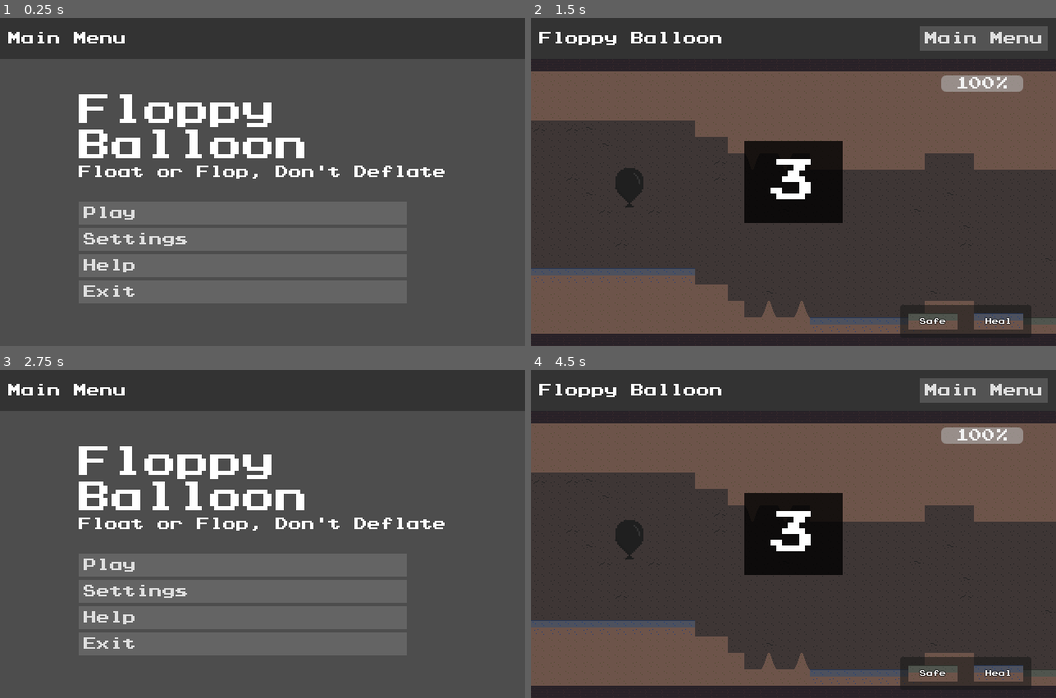
Above: before the commit, frames 1-4 (two rows, left to right).
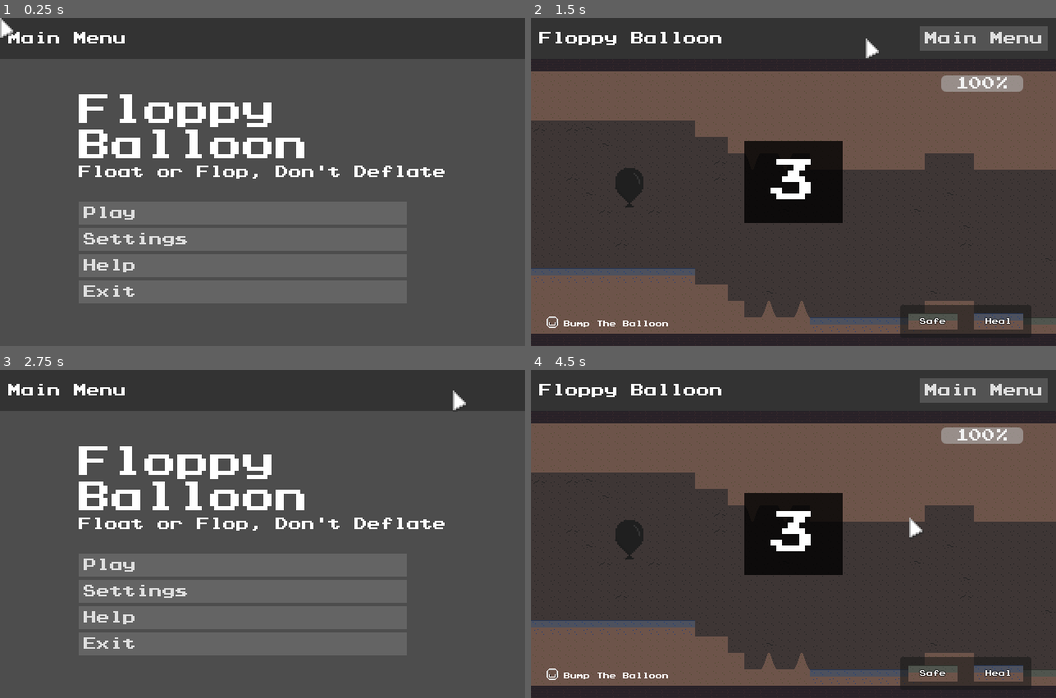
Above: after the commit, the same moments.

Repository: omniuni/Godot_Scroller_Floppy_Balloon
Game: Godot game, scene res://Scenes/screen_menu.tscn
Two runs of this game, one before a commit and one after it. Both use one fixed random seed, a clock stepped at 60 frames per second and the inputs below. Sound files missing from this copy of the repository are replaced by a short silence.
Inputs (mouse positions are in pixels of both pictures, inside the frame that each line leads up to):
- Up to frame 1 (0.25 s): no input
- Up to frame 2 (1.5 s): click "Play" at 0.5 s; click "Start" at 1.25 s
- Up to frame 3 (2.75 s): click "Main Menu" at 2 s
- Up to frame 4 (4.5 s): click "Play" at 2.75 s; click "Start" at 3.5 s; tap Enter at 4.25 s; move the mouse to (909, 517) at 4.27 s; tap Space (Bump) at 4.35 s; click (909, 517) at 4.42 s

The runs differ from the first frame. In frame 1, less than 0.1% of the frame differs, in the area x 0-3%, y 0-6%; in frame 2, 0.3%, in the area x 2-67%, y 6-95%; in frame 3, less than 0.1%; in frame 4, 0.3%.

Commit message:
custom cursor and key bindings display

Diff:
--- a/Scenes/screen_bindings.tscn
+++ b/Scenes/screen_bindings.tscn
@@ -78,4 +78,9 @@
 Action_to_Rebind = "Bop"
 Action_Name = "Bop"
 
+[node name="UiRebinderStart" parent="CenterContainer/VBoxContainer" instance=ExtResource("4_joiu2")]
+layout_mode = 2
+Action_to_Rebind = "Start"
+Action_Name = "Start"
+
 [connection signal="On_Secondary_Action" from="BarTop" to="." method="_on_bar_top_on_secondary_action"]
--- a/Scenes/screen_main.tscn
+++ b/Scenes/screen_main.tscn
@@ -6,6 +6,7 @@
 [ext_resource type="PackedScene" uid="uid://cemvtl3so226j" path="res://Scenes/ui_pause.tscn" id="5_i8enm"]
 [ext_resource type="PackedScene" uid="uid://cq1o5hcqif62l" path="res://Scenes/sub_game.tscn" id="6_rhby6"]
 [ext_resource type="TileSet" uid="uid://d27pfgtp83uo" path="res://sub_game.tres" id="6_rnon7"]
+[ext_resource type="PackedScene" uid="uid://du62dxybkt4vg" path="res://Scenes/ui_keycap.tscn" id="7_rnon7"]
 
 [sub_resource type="RectangleShape2D" id="RectangleShape2D_yd3c8"]
 size = Vector2(660, 60)
@@ -52,7 +53,7 @@
 [node name="BarTop" parent="." instance=ExtResource("1_56hru")]
 layout_mode = 1
 Title = "Floppy Balloon"
-Action_Two = "Start"
+Action_Two = "  Start"
 
 [node name="RigidBodyGoalLeft" type="RigidBody2D" parent="."]
 freeze = true
@@ -244,6 +245,24 @@
 [node name="UiUpdateTimer" type="Timer" parent="."]
 wait_time = 0.1
 autostart = true
+
+[node name="UiKeycap" parent="." instance=ExtResource("7_rnon7")]
+position = Vector2(365, 25)
+action_name = "Start"
+
+[node name="Label" type="Label" parent="."]
+layout_mode = 0
+offset_left = 40.0
+offset_top = 368.0
+offset_right = 266.0
+offset_bottom = 378.0
+theme_override_font_sizes/font_size = 8
+text = "Bump The Balloon"
+vertical_alignment = 1
+
+[node name="UiKeycap2" parent="." instance=ExtResource("7_rnon7")]
+position = Vector2(26, 371)
+action_name = "Bump"
 
 [connection signal="body_entered" from="RigidBodyCeiling" to="." method="_on_rigid_body_ceiling_body_entered"]
 [connection signal="body_entered" from="RigidBodyFloor" to="." method="_on_rigid_body_floor_body_entered"]
--- /dev/null
+++ b/Scenes/ui_cursor.tscn
@@ -0,0 +1,14 @@
+[gd_scene load_steps=3 format=3 uid="uid://cbsgkbmcp1pt1"]
+
+[ext_resource type="Texture2D" uid="uid://b10d0bx3n88s5" path="res://Gfx/cursor.png" id="1_83pwg"]
+[ext_resource type="Script" uid="uid://dkhu06wqu6wod" path="res://Scripts/ui_cursor.gd" id="2_1k5ha"]
+
+[node name="UiCursor" type="Node2D"]
+z_index = 1000
+z_as_relative = false
+script = ExtResource("2_1k5ha")
+
+[node name="Sprite2D" type="Sprite2D" parent="."]
+position = Vector2(9, 13)
+scale = Vector2(2, 2)
+texture = ExtResource("1_83pwg")
--- /dev/null
+++ b/Scenes/ui_keycap.tscn
@@ -0,0 +1,39 @@
+[gd_scene load_steps=4 format=3 uid="uid://du62dxybkt4vg"]
+
+[ext_resource type="Script" uid="uid://4mlw7tk5mlu5" path="res://Scripts/ui_keycap.gd" id="1_xdapb"]
+[ext_resource type="Texture2D" uid="uid://can0fpw407fiu" path="res://Gfx/key.png" id="2_cnhr3"]
+[ext_resource type="Theme" uid="uid://da2ym3jqvm0nv" path="res://Themes/gflat.tres" id="3_g5nnt"]
+
+[node name="UiKeycap" type="Node2D"]
+script = ExtResource("1_xdapb")
+
+[node name="Sprite2D" type="Sprite2D" parent="."]
+texture = ExtResource("2_cnhr3")
+
+[node name="Label" type="Label" parent="."]
+offset_left = -10.0
+offset_top = -10.0
+offset_right = 10.0
+offset_bottom = 10.0
+theme = ExtResource("3_g5nnt")
+theme_override_colors/font_shadow_color = Color(0, 0, 0, 1)
+theme_override_constants/shadow_outline_size = 0
+theme_override_font_sizes/font_size = 8
+text = "#"
+horizontal_alignment = 1
+vertical_alignment = 1
+
+[node name="LabelSpace" type="Label" parent="."]
+visible = false
+offset_left = -9.0
+offset_top = -10.0
+offset_right = 11.0
+offset_bottom = 10.0
+scale = Vector2(1, 0.8)
+theme = ExtResource("3_g5nnt")
+theme_override_colors/font_shadow_color = Color(0, 0, 0, 1)
+theme_override_constants/shadow_outline_size = 0
+theme_override_font_sizes/font_size = 13
+text = "␣"
+horizontal_alignment = 1
+vertical_alignment = 1
--- a/Scripts/screen_main.gd
+++ b/Scripts/screen_main.gd
@@ -28,10 +28,8 @@
 
 func _input(event: InputEvent) -> void:
 	var event_name: String = GameSettings.get_action_name(event)
-	if event_name.to_lower().contains("ball"):
+	if event_name.to_lower().contains("start"):
 		_on_bar_top_on_secondary_action()
-	#if event.is_action_pressed("ui_cancel"):
-		#level_pause = not level_pause
 	pass
 
 func init_ui() -> void:
@@ -47,6 +45,7 @@
 	menu_bar.Action_Two = ""
 	level_start = true
 	level_time = -3.0
+	$UiKeycap.visible = false
 	pass
 
 func _on_item_balloon_balloon_life(life: float) -> void:
--- /dev/null
+++ b/Scripts/ui_cursor.gd
@@ -0,0 +1,15 @@
+extends Node2D
+
+func _ready() -> void:
+	Input.set_use_accumulated_input(false)
+	Input.mouse_mode = Input.MOUSE_MODE_HIDDEN
+	pass
+
+func _input(event):
+	if event is InputEventMouseMotion:
+		position = event.position
+	pass
+
+func _exit_tree():
+	Input.mouse_mode = Input.MOUSE_MODE_VISIBLE
+	pass
--- /dev/null
+++ b/Scripts/ui_keycap.gd
@@ -0,0 +1,29 @@
+extends Node2D
+
+@export var action_name: String = ""
+@onready var label: Label = $Label
+
+func _ready() -> void:
+
+	InputMap.load_from_project_settings()
+
+	for action in InputMap.get_actions():
+		if action.containsn(action_name):
+			var input_events: Array[InputEvent] = InputMap.action_get_events(action)
+			var input_list = ""
+			for input_event: InputEvent in input_events:
+				input_list+=input_event.as_text().replace("(Physical)", "")+", "
+				pass
+			label.text = input_list.trim_suffix(", ").strip_edges()
+		pass
+
+	if GameSettings.Custom_Key_Bindings.has(action_name):
+		var restored_event = InputEventKey.new()
+		restored_event.keycode = GameSettings.Custom_Key_Bindings[action_name]
+		label.text = restored_event.as_text().replace("(Physical)", "")
+
+	if label.text.containsn("Space"):
+		$Label.visible = false
+		$LabelSpace.visible = true
+
+	pass
--- a/Sfx/audio_beeper.gd
+++ b/Sfx/audio_beeper.gd
@@ -16,7 +16,7 @@
 	print_debug("Audio Generator has been initialized.")
 	pass
 
-func _process(delta: float) -> void:
+func _process(_delta: float) -> void:
 
 	if _beeper_player.playing:
 		var beeps_array: Array[AudioBeep] = [_beep_bg, _beep_fg]
--- a/project.godot
+++ b/project.godot
@@ -24,6 +24,7 @@
 GameSettings="*res://Scripts/game_settings.gd"
 AudioManager="*res://Sfx/audio_manager.tscn"
 AudioBeeper="*res://Sfx/audio_beeper.gd"
+UiCursor="*res://Scenes/ui_cursor.tscn"
 
 [display]
 
@@ -304,7 +305,7 @@
 }
 Bop={
 "deadzone": 0.2,
-"events": [Object(InputEventKey,"resource_local_to_scene":false,"resource_name":"","device":0,"window_id":0,"alt_pressed":false,"shift_pressed":false,"ctrl_pressed":false,"meta_pressed":false,"pressed":false,"keycode":0,"physical_keycode":90,"key_label":0,"unicode":0,"location":0,"echo":false,"script":null)
+"events": [Object(InputEventKey,"resource_local_to_scene":false,"resource_name":"","device":-1,"window_id":0,"alt_pressed":false,"shift_pressed":false,"ctrl_pressed":false,"meta_pressed":false,"pressed":false,"keycode":0,"physical_keycode":88,"key_label":0,"unicode":120,"location":0,"echo":false,"script":null)
 ]
 }
 Bump={
@@ -312,6 +313,11 @@
 "events": [Object(InputEventKey,"resource_local_to_scene":false,"resource_name":"","device":-1,"window_id":0,"alt_press …(191 unchanged characters)…
 ]
 }
+Start={
+"deadzone": 0.2,
+"events": [Object(InputEventKey,"resource_local_to_scene":false,"resource_name":"","device":-1,"window_id":0,"alt_pressed":false,"shift_pressed":false,"ctrl_pressed":false,"meta_pressed":false,"pressed":false,"keycode":0,"physical_keycode":90,"key_label":0,"unicode":122,"location":0,"echo":false,"script":null)
+]
+}
 
 [physics]
 
Binary file added: Gfx/cursor.png
Not shown, added: Gfx/cursor.png.import
Binary file added: Gfx/key.png
Not shown, added: Gfx/key.png.import
Not shown: 1 places in Scenes/screen_main.tscn that only renumber resources
Not shown, added: Scripts/ui_cursor.gd.uid
Not shown, added: Scripts/ui_keycap.gd.uid
